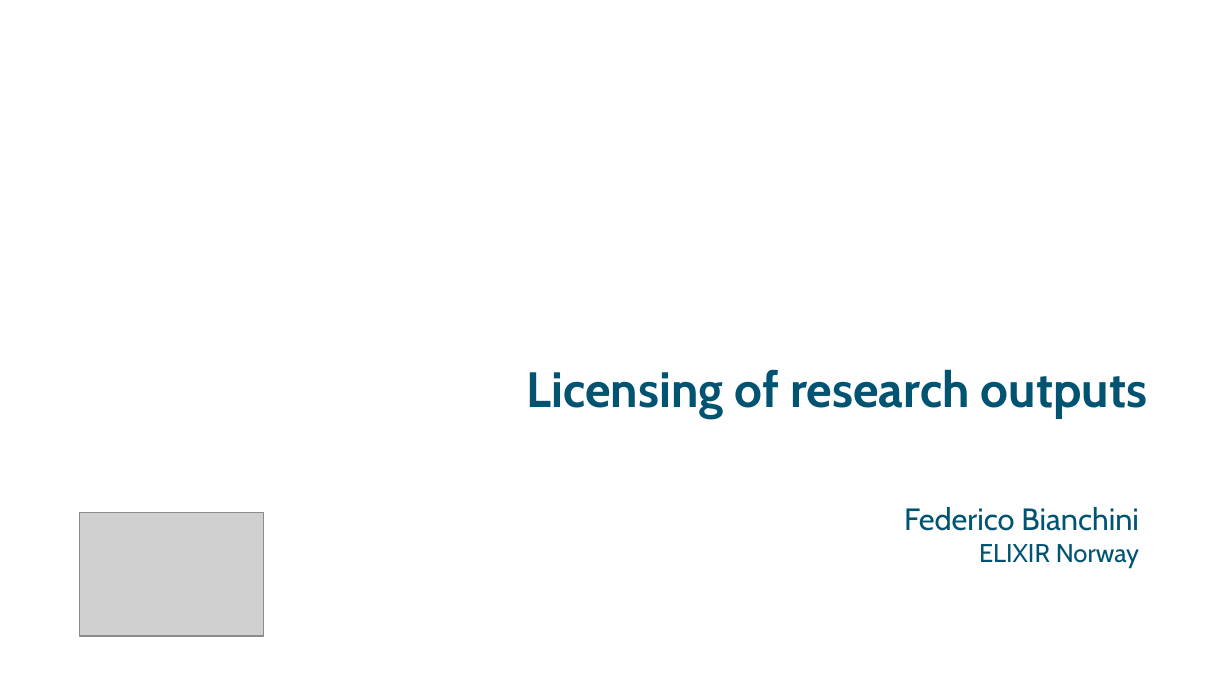
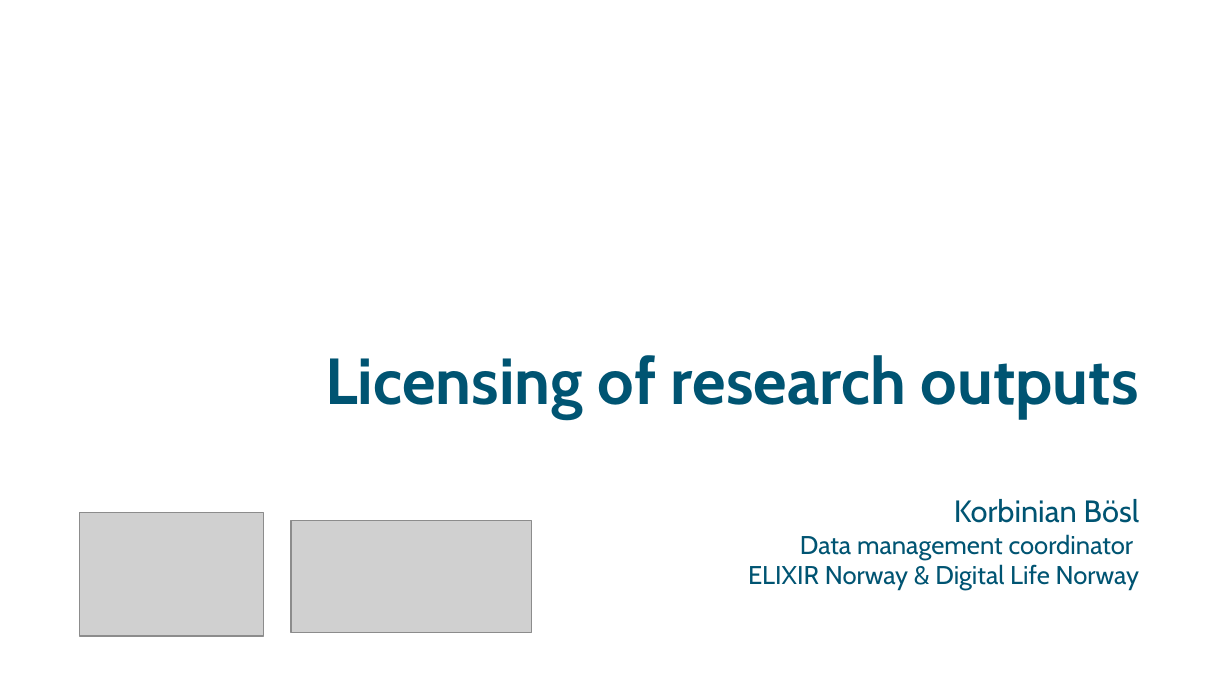
Before and after one commit to ELIXIR-Norway-Training/DMP-writing-workshop, a slide deck: slide 1 of 09_Licensing.odp. Drawn at 1232x693 pixels with LibreOffice and Linux fonts; fonts in the diff are those of the drawing; grey boxes stand for pictures; background and template pictures are left out. Boxes give left, top, right and bottom in pixels: in the first picture for what was removed or moved away, otherwise in the second. Text is boxed around its words. In the diff, an @@ line names an element or a change of style, - is before the commit and + after.

```diff
--- a/09_Licensing.odp
+++ b/09_Licensing.odp
@@ text "Licensing of research outputs": place and size @@
-text "Licensing of research outputs" at bbox=[527, 369, 1147, 418]
+text "Licensing of research outputs" at bbox=[325, 355, 1139, 418]
@@ text "Licensing of research outputs" at bbox=[325, 355, 1139, 418]: size 29 to 38 pt @@
@@ text at bbox=[748, 499, 1139, 590]: text changed; size 18 to 15 pt @@
-Federico Bianchini
-ELIXIR Norway
+Korbinian Bösl
+Data management coordinator
+ELIXIR Norway & Digital Life Norway
@@ picture added at bbox=[291, 521, 531, 633] @@
```
Also in this commit, not shown: 11 other slides changed, 5 slides added, 3 slides removed, 25 other files.
